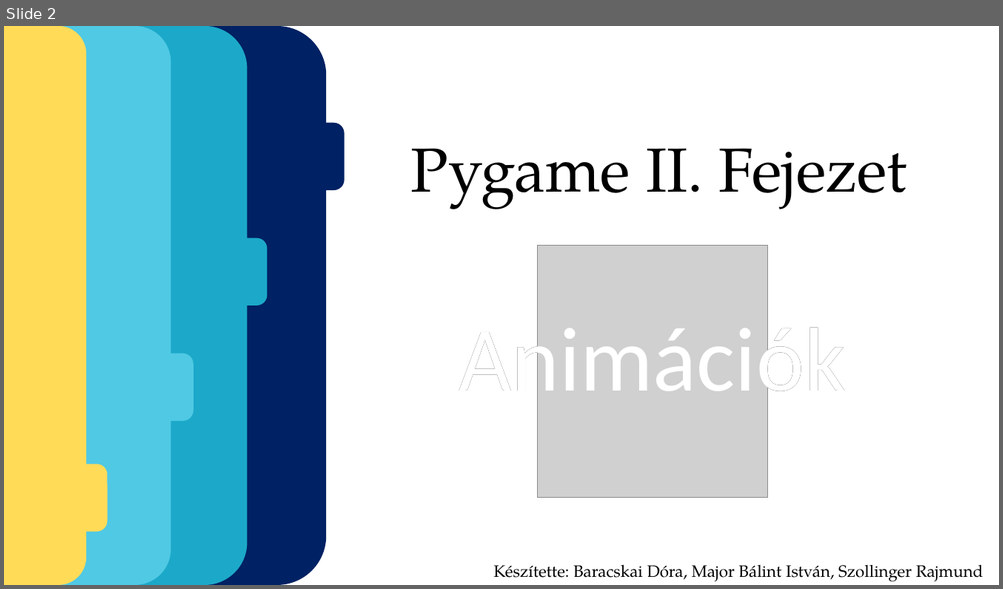
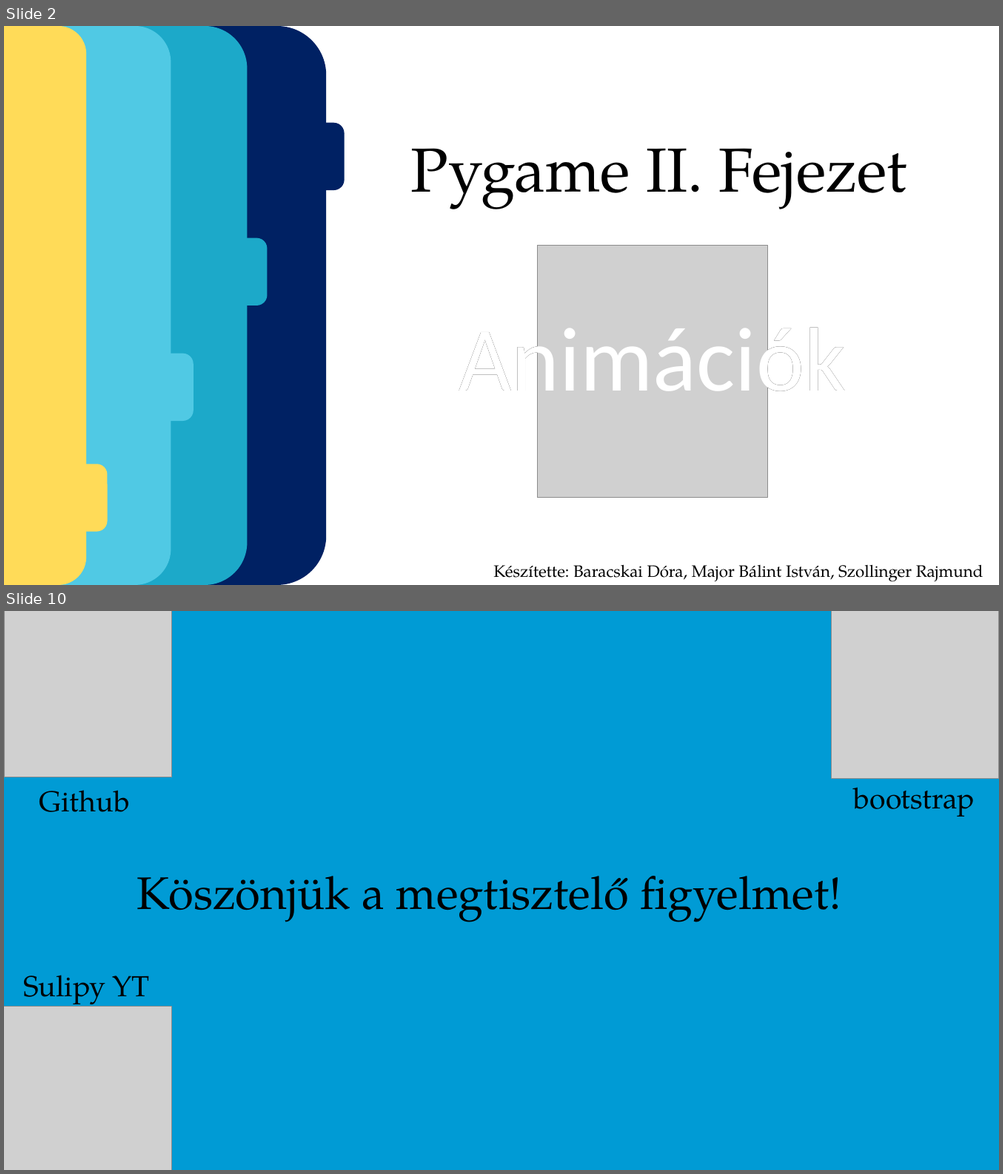
Before and after one commit to majorbalintistvan/pygame_html-ppt, a slide deck: powerpoint.pptx. Shown one above the other, each under a label of ours: slide 2 before the commit, slides 2 and 10 after it; the slides between them are not shown. The pictures are 1003x589 and 1003x1174 pixels, drawn with LibreOffice and Linux fonts; fonts in the diff are those of the drawing; grey boxes stand for pictures; background and template pictures are left out. Boxes give left, top, right and bottom in pixels: in the first picture for what was removed or moved away, otherwise in the second. Text is boxed around its words. In the diff, an @@ line names an element or a change of style, - is before the commit and + after.

```diff
--- a/powerpoint.pptx
+++ b/powerpoint.pptx
@@ slide 10 added at (4,611,999,1170), background #FFFFFF @@
@@ parallelogram added at (4,611,999,1170), fill #009BD5 @@
@@ group added at (4,611,999,817): 2 pictures, 2 texts @@
+bootstrap
+Github
@@ text added at (137,876,841,923), 44 pt, text #000000 @@
+Köszönjük a megtisztelő figyelmet!
@@ text added at (23,975,150,1008), 28 pt, text #000000 @@
+Sulipy YT
@@ picture added at (4,1006,171,1170) @@
```
Also in this commit, not shown: 3 slides changed, 4 other slides added, 5 slides removed, 1 other file.
